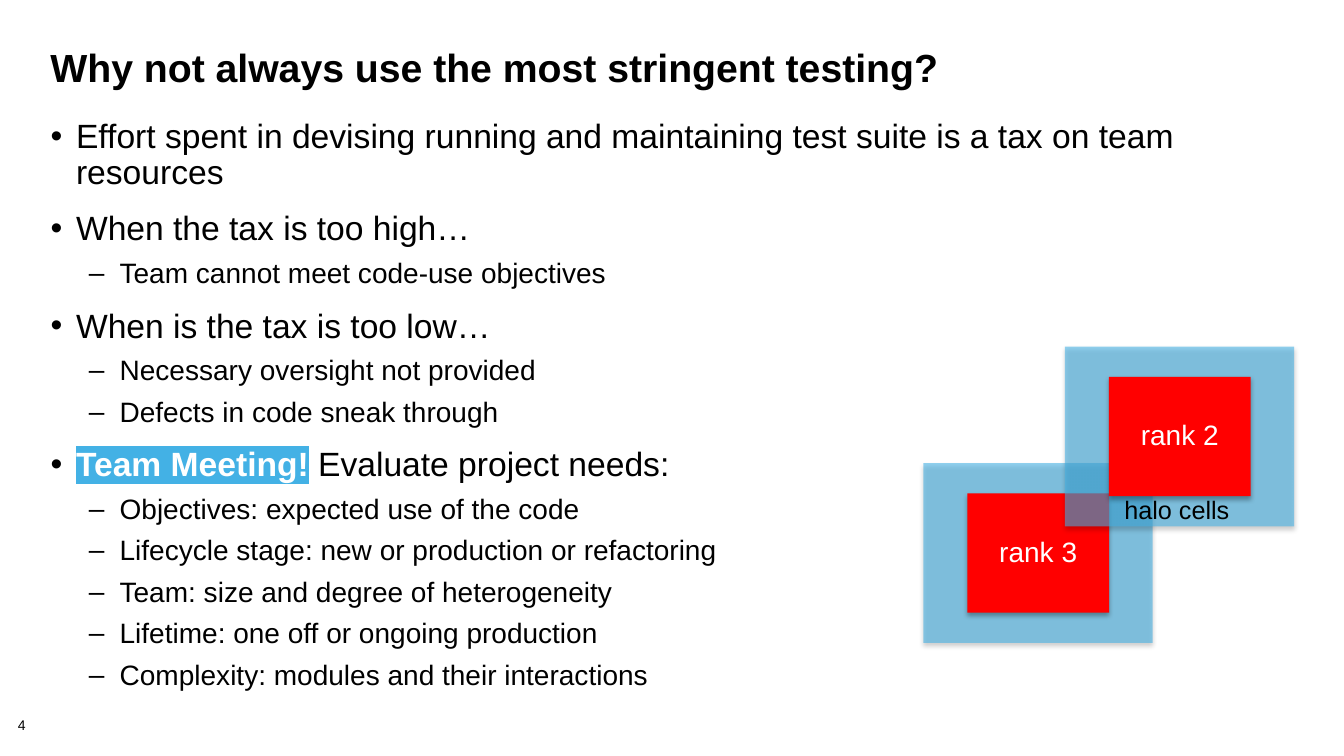
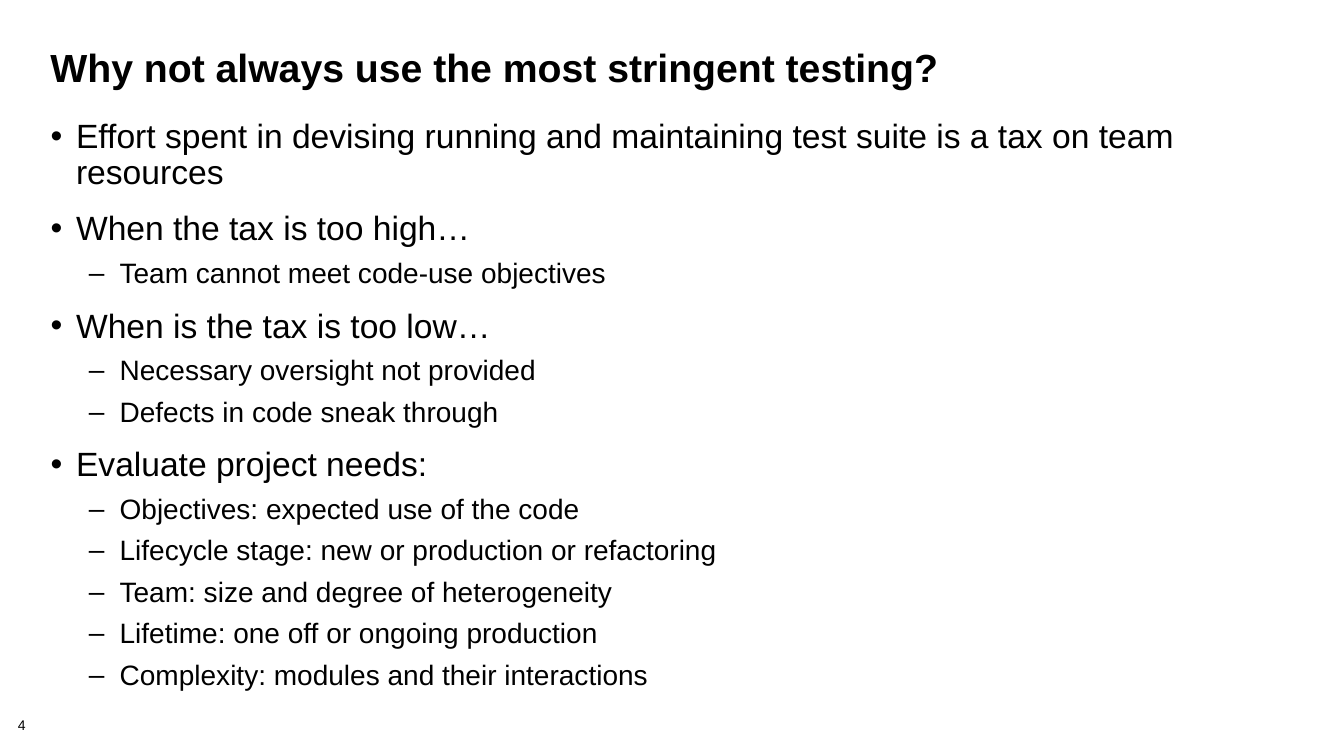
Before and after one commit to bssw-tutorial/presentations, a slide deck: slide 4 of testing-advanced.pptx. Drawn at 1344x756 pixels with LibreOffice and Linux fonts; fonts in the diff are those of the drawing; background and template pictures are left out. Boxes give left, top, right and bottom in pixels: in the first picture for what was removed or moved away, otherwise in the second. Text is boxed around its words. In the diff, an @@ line names an element or a change of style, - is before the commit and + after.

Commit message:
advanced testing reworked for SC21

```diff
--- a/testing-advanced.pptx
+++ b/testing-advanced.pptx
@@ rectangle removed at bbox=[1065, 347, 1294, 526] @@
@@ rectangle removed at bbox=[1109, 377, 1251, 496] @@
-rank 2
@@ text at bbox=[76, 451, 427, 483]: text changed @@
-• Team Meeting! Evaluate project needs:
+• Evaluate project needs:
@@ rectangle removed at bbox=[924, 463, 1152, 642] @@
@@ rectangle removed at bbox=[967, 493, 1109, 612] @@
-rank 3
@@ text removed at bbox=[1124, 499, 1229, 525] @@
-halo cells
```
Also in this commit, not shown: 4 other slides changed, 2 slides added.
